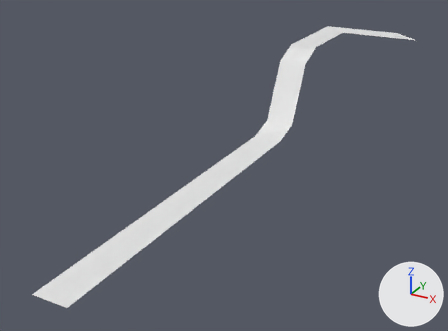
Renders of the OBJ model models/areas/castle/preview_cobble_2s_-3_2.obj from each side of a commit.
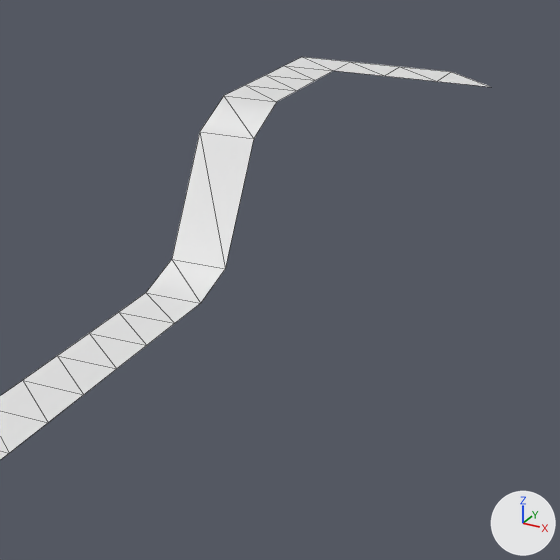
Old and new are each drawn whole from a 50 mm camera at (-34.0, -68.9, 5.8) aimed at (-43.6, -51.5, -2.9) and again close up on the part from 42% to 100% of the width and 0% to 79% of the height. Arrows for +X, +Y and +Z are at lower right; the lights stay in place. The older version's two pictures come first. The close-ups show mesh edges as thin lines. Where no turn or scale is listed for an object, it has been applied to the vertices. Vertices at exactly the same position are counted once.

In view in the first close-up: 'preview_cobble_2s_-3_2'.
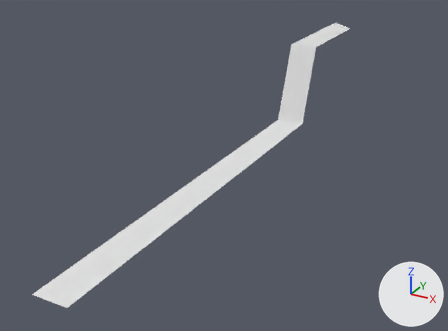
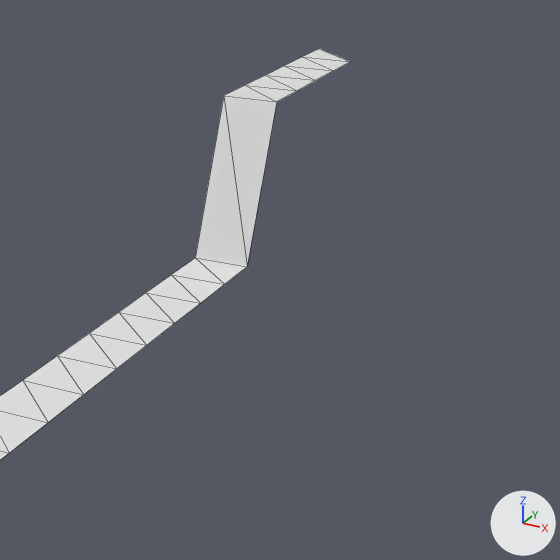
The newer file is also turned or shifted as a whole; pictures and numbers use the older file's frame.

The change, as a diff of the scene's bpy script:
```diff
--- a/models/areas/castle/preview_cobble_2s_-3_2.obj.py
+++ b/models/areas/castle/preview_cobble_2s_-3_2.obj.py
@@ me_preview_cobble_2s__3_2 @@
 # used by ob_preview_cobble_2s__3_2; location = (0.0, 0.0, 0.0)
 # verts and faces of me_preview_cobble_2s__3_2; kept vertices keep their numbers, new ones are numbered from 43
 # before: 17 (-44.0, -40.5, 0.0) at pixel (302, 56), 19 (-42.9, -41.6, 0.0) at pixel (333, 70), 20 (-42.9, -40.5, 0.0) at pixel (350, 61), 21 (-41.8, -41.6, 0.0) at pixel (384, 75), 22 (-41.8, -40.5, 0.0) at pixel (399, 66)
 # before: 23 (-40.7, -41.6, 0.0) at pixel (437, 81), 24 (-40.7, -40.5, 0.0) at pixel (451, 71), 42 (-39.6, -41.6, 0.0) at pixel (491, 87)
 # before: 31 (-44.0, -46.0, -0.5) at pixel (199, 131), 32 (-42.9, -46.0, -0.5) at pixel (253, 138), 33 (-44.0, -47.1, -2.7) at pixel (171, 259), 34 (-42.9, -47.1, -2.7) at pixel (225, 268)
-me_preview_cobble_2s__3_2.from_pydata(...)  # 43 vertices, 41 faces; spans x -44.0..-39.6, y -60.3..-40.5, z -3.0..0.0
+me_preview_cobble_2s__3_2.from_pydata(...)  # 39 vertices, 37 faces; spans x -44.0..-42.9, y -60.3..-39.4, z -3.0..0.0
+# me_preview_cobble_2s__3_2 part 1
+delete_vertices([*range(21, 25), 42])  # with the faces that use them
+verts[43] = (-44.0, -39.4, 0.0)  # pixel (319, 48)
+faces += [(17, 20, 43)]
+# me_preview_cobble_2s__3_2 part 2
+verts[31] = (-44.0, -46.0, -3.0)  # moved, pixel (195, 257)
+verts[32] = (-42.9, -46.0, -3.0)  # moved, pixel (247, 266)
+verts[33] = (-44.0, -47.1, -3.0)  # moved, pixel (171, 274)
+verts[34] = (-42.9, -47.1, -3.0)  # moved, pixel (224, 284)
```

Where the change shows, as pixel boxes [x1, y1, x2, y2] in the close-ups (560 x 560 px; the box of a moved part takes in the faces that stretch with it):
'preview_cobble_2s_-3_2', reshaped: before [0, 57, 490, 460]; after [0, 49, 350, 460]
part 1 of me_preview_cobble_2s__3_2, cut back: before [334, 62, 490, 87]; after [303, 49, 350, 62]
part 2 of me_preview_cobble_2s__3_2, moved or reshaped: before [146, 96, 276, 303]; after [146, 96, 277, 303]
